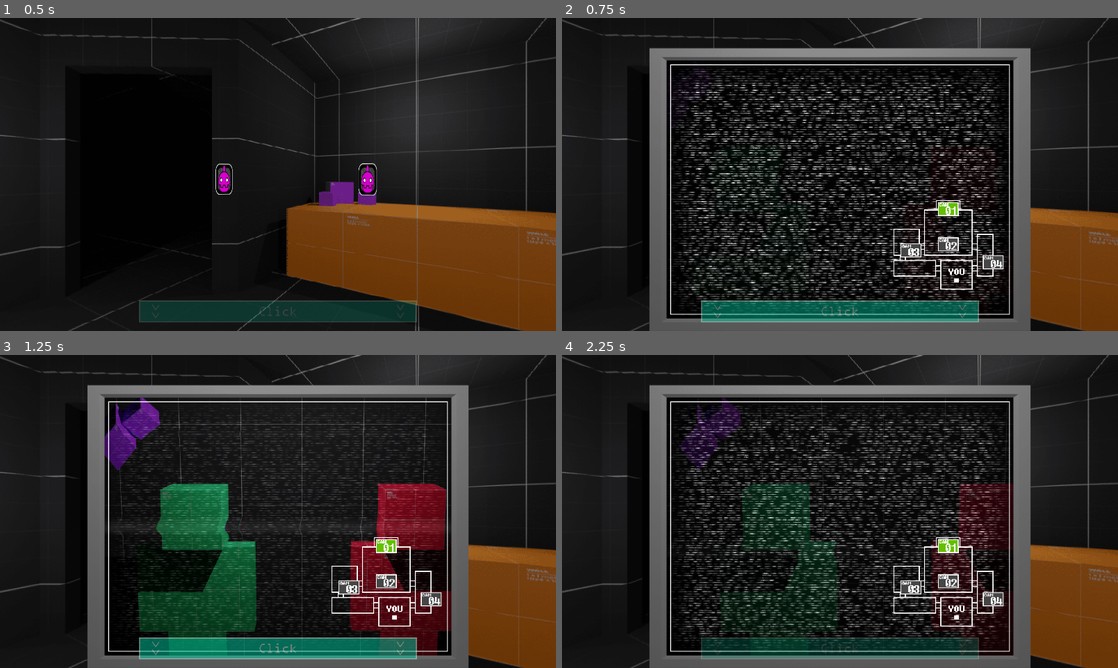
Above: before the commit, frames 1-4 (two rows, left to right).
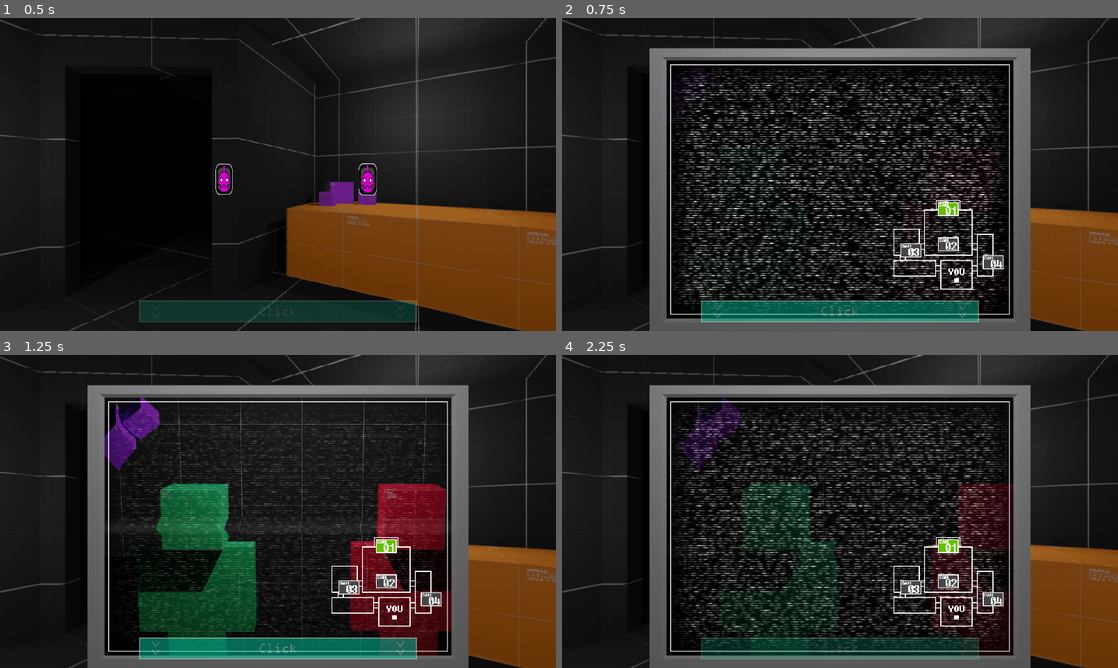
Above: after the commit, the same moments.

Repository: Oplexitie/Cupcakes-Framework
Game: Godot game, scene res://Scenes/Nights/nights.tscn
Two runs of this game, one before a commit and one after it. Both use one fixed random seed, a clock stepped at 60 frames per second and the inputs below.
Inputs (mouse positions are in pixels of both pictures, inside the frame that each line leads up to):
- Up to frame 1 (0.5 s): no input
- Up to frame 2 (0.75 s): click (840, 315) at 0.5 s
- Up to frame 3 (1.25 s): no input
- Up to frame 4 (2.25 s): click (945, 580) at 1.25 s; click (945, 545) at 2 s

Frame 1 is identical in both runs. In frame 2, 14% of the frame differs, in the area x 19-81%, y 15-95%; in frame 3, 2.7%; in frame 4, 13%.

Commit message:
small cleanup

Diff:
--- a/AnimationTree/animtree_camera.tres
+++ b/AnimationTree/animtree_camera.tres
@@ -34,4 +34,4 @@
 nodes/StaticState/node = SubResource( 16 )
 nodes/StaticState/position = Vector2( 260, -60 )
 nodes/output/position = Vector2( 680, 80 )
-node_connections = [ "Add2", 0, "StaticState", "Add2", 1, "CameraScroll", "output", 0, "Add2" ]
+node_connections = [ "output", 0, "Add2", "Add2", 0, "StaticState", "Add2", 1, "CameraScroll" ]
--- a/Scenes/Nights/nights.tscn
+++ b/Scenes/Nights/nights.tscn
@@ -368,7 +368,7 @@
 centered = false
 vframes = 4
 region_enabled = true
-region_rect = Rect2( 106.172, 0, 798, 2372 )
+region_rect = Rect2( 268, 0, 798, 2372 )
 
 [node name="room3" type="Sprite" parent="CameraElements/CamRooms"]
 visible = false
@@ -377,7 +377,7 @@
 centered = false
 vframes = 2
 region_enabled = true
-region_rect = Rect2( 72.495, 0, 798, 1186 )
+region_rect = Rect2( 77.3997, 0, 798, 1186 )
 
 [node name="room4" type="Sprite" parent="CameraElements/CamRooms"]
 visible = false
@@ -386,7 +386,7 @@
 centered = false
 vframes = 2
 region_enabled = true
-region_rect = Rect2( 251.162, 0, 798, 1186 )
+region_rect = Rect2( 11.9337, 0, 798, 1186 )
 
 [node name="CamButtons" type="Node2D" parent="CameraElements"]
 z_index = 19
@@ -447,7 +447,7 @@
 modulate = Color( 1, 1, 1, 0.235294 )
 position = Vector2( 361, 147.1 )
 frames = SubResource( 3 )
-frame = 3
+frame = 1
 speed_scale = 5.0
 playing = true
 centered = false
--- a/Scripts/Nights/chara_ai.gd
+++ b/Scripts/Nights/chara_ai.gd
@@ -38,7 +38,7 @@
 					char_pos[1] = 0
 					update_ai_pos(1)
 
-func ai_move(from_room : int, var to_room : int, character : int, checknextroom : bool = false, newstate : int = 1):
+func ai_move(from_room : int, to_room : int, character : int, checknextroom : bool = false, newstate : int = 1):
 	# (1) This function handles character movement from one room to another or changing the
 	# characters state in a room (handled by newstate).
 	# (2) You can also have the character check the next room it's going to, to see if it's empty,
